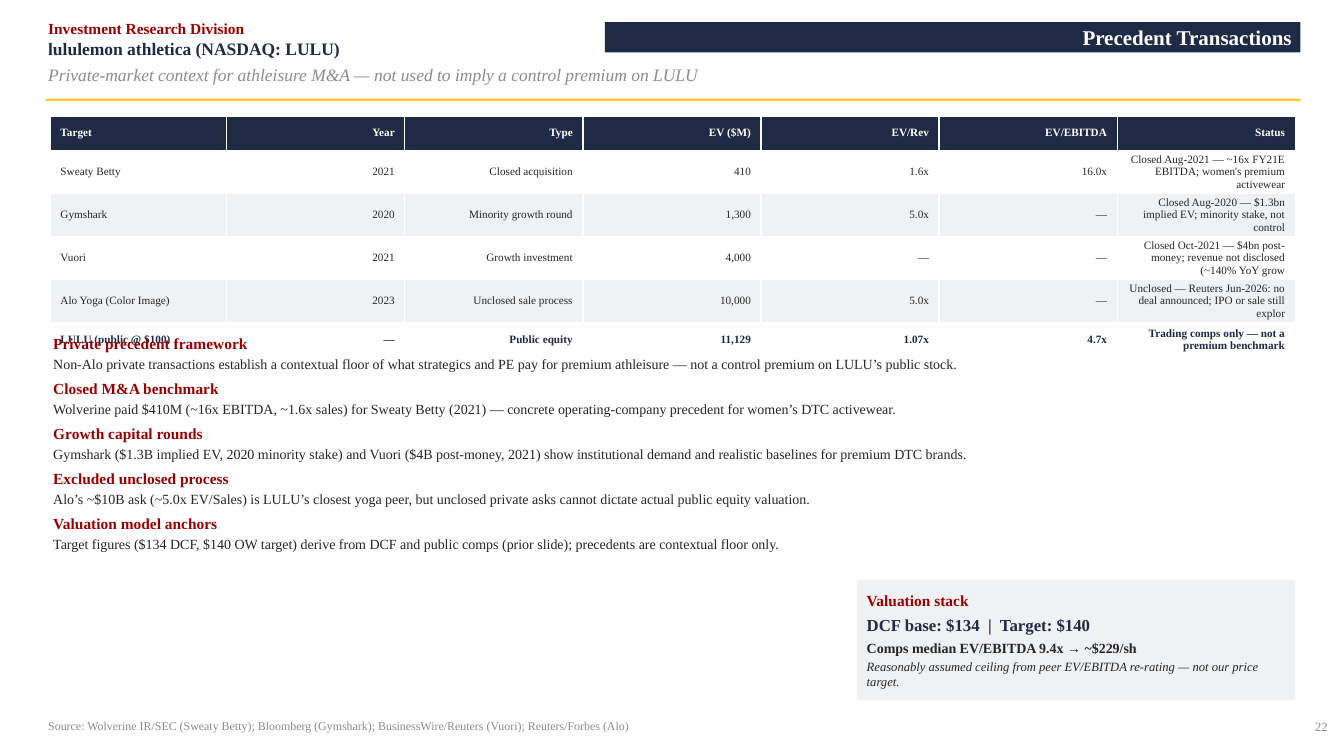
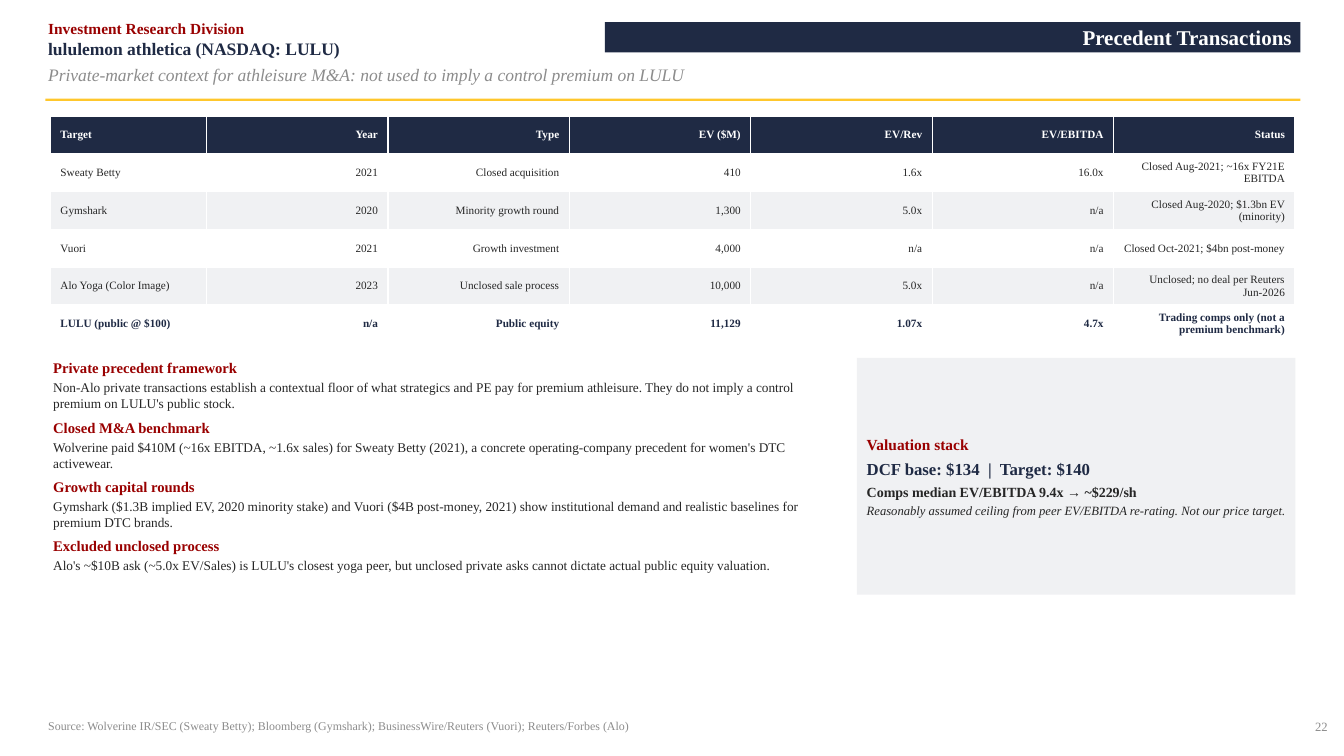
Before and after one commit to vengeanceaiUSC/RM, a slide deck: slide 23 of LULU/LULU_Investment_Pitch_Deck.pptx. Drawn at 1344x756 pixels with LibreOffice and Linux fonts; fonts in the diff are those of the drawing. Boxes give left, top, right and bottom in pixels: in the first picture for what was removed or moved away, otherwise in the second. Text is boxed around its words. In the diff, an @@ line names an element or a change of style, - is before the commit and + after.

```diff
--- a/LULU/LULU_Investment_Pitch_Deck.pptx
+++ b/LULU/LULU_Investment_Pitch_Deck.pptx
@@ text at (48,69,684,85): text changed @@
-Private-market context for athleisure M&A — not used to imply a control premium on LULU
+Private-market context for athleisure M&A: not used to imply a control premium on LULU
@@ table at (50,116,1296,343) @@
-row 2, column 7: Closed Aug-2021 — ~16x FY21E EBITDA; women's premium activewear
+row 2, column 7: Closed Aug-2021; ~16x FY21E EBITDA
-row 3, column 6: —
+row 3, column 6: n/a
-row 3, column 7: Closed Aug-2020 — $1.3bn implied EV; minority stake, not control
+row 3, column 7: Closed Aug-2020; $1.3bn EV (minority)
-row 4: Vuori | 2021 | Growth investment | 4,000 | — | — | Closed Oct-2021 — $4bn post-money; revenue not disclosed (~140% YoY grow
+row 4: Vuori | 2021 | Growth investment | 4,000 | n/a | n/a | Closed Oct-2021; $4bn post-money
-row 5, column 6: —
+row 5, column 6: n/a
-row 5, column 7: Unclosed — Reuters Jun-2026: no deal announced; IPO or sale still explor
+row 5, column 7: Unclosed; no deal per Reuters Jun-2026
-row 6, column 2: —
+row 6, column 2: n/a
-row 6, column 7: Trading comps only — not a premium benchmark
+row 6, column 7: Trading comps only (not a premium benchmark)
@@ text "Private precedent framework": place and size @@
-text "Private precedent framework" at (53,337,967,552)
+text "Private precedent framework" at (53,362,798,573)
@@ rectangle "Valuation stack": place and size @@
-rectangle "Valuation stack" at (857,580,1296,701)
+rectangle "Valuation stack" at (857,358,1296,595)
@@ text at (53,382,794,411): text changed; size 10 to 9.5 pt @@
-Non-Alo private transactions establish a contextual floor of what strategics and PE pay for premium athleisure — not a control premium on LULU’s public stock.
+Non-Alo private transactions establish a contextual floor of what strategics and PE pay for premium athleisure. They do not imply a control premium on LULU's public stock.
@@ text at (53,362,798,554): size 11 to 10.5 pt in "Private precedent framework", "Closed M&A benchmark", "Growth capital rounds", "Excluded unclosed process"; size 10 to 9.5 pt in "Gymshark ($1.3B implied EV, 2020 minority stake) ..." @@
@@ text at (53,442,786,468): text changed; size 10 to 9.5 pt @@
-Wolverine paid $410M (~16x EBITDA, ~1.6x sales) for Sweaty Betty (2021) — concrete operating-company precedent for women’s DTC activewear.
+Wolverine paid $410M (~16x EBITDA, ~1.6x sales) for Sweaty Betty (2021), a concrete operating-company precedent for women's DTC activewear.
@@ text in rectangle at (867,506,1285,518): text changed @@
-Reasonably assumed ceiling from peer EV/EBITDA re-rating — not our price target.
+Reasonably assumed ceiling from peer EV/EBITDA re-rating. Not our price target.
@@ text at (53,560,770,573): text changed; size 10 to 9.5 pt @@
-Alo’s ~$10B ask (~5.0x EV/Sales) is LULU’s closest yoga peer, but unclosed private asks cannot dictate actual public equity valuation.
-Valuation model anchors
-Target figures ($134 DCF, $140 OW target) derive from DCF and public comps (prior slide); precedents are contextual floor only.
+Alo's ~$10B ask (~5.0x EV/Sales) is LULU's closest yoga peer, but unclosed private asks cannot dictate actual public equity valuation.
```
Also in this commit, not shown: 21 other slides changed, 4 other files.
